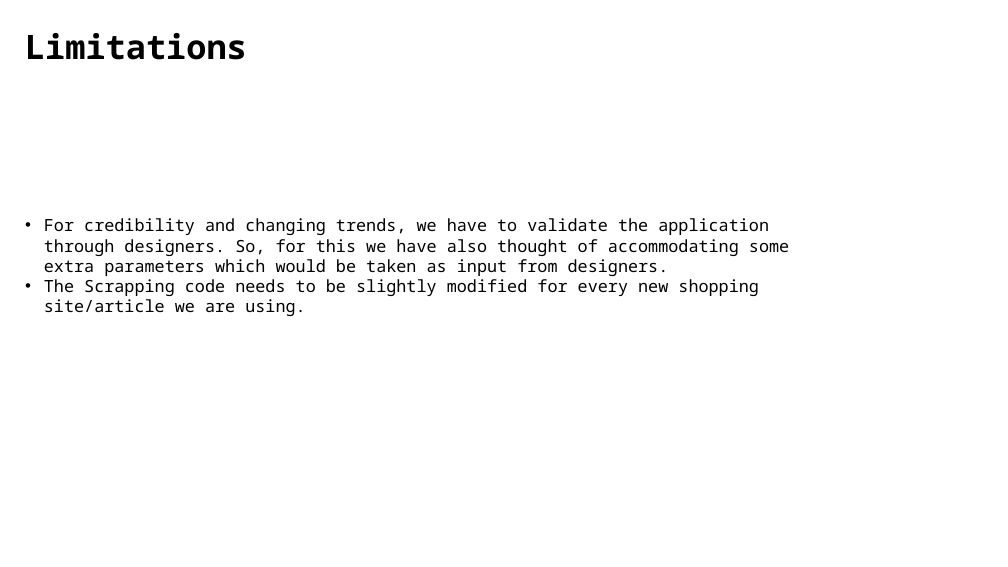
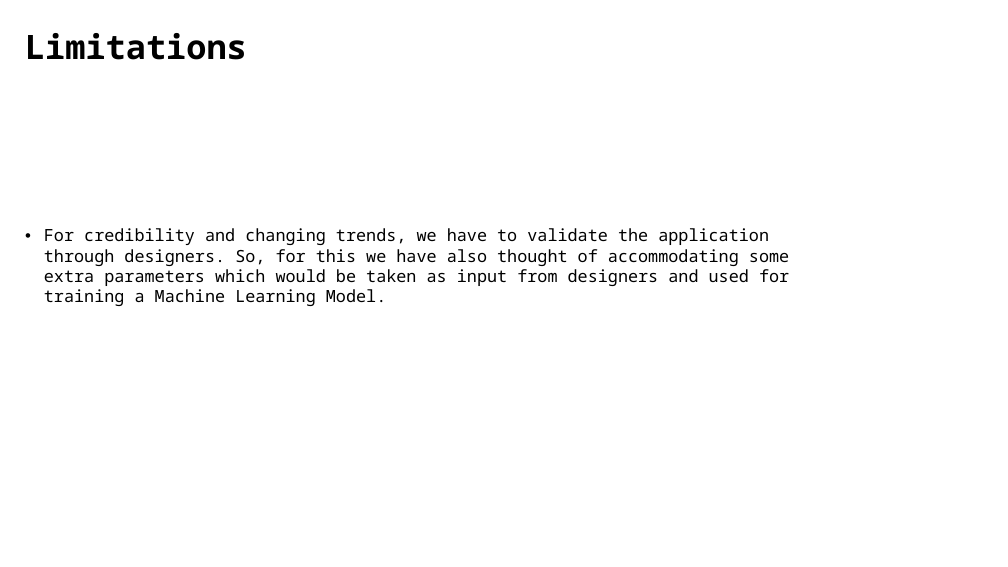
Before and after one commit to Debanitrkl/FlipkartGrid, a slide deck: slide 11 of GRiD_ Fashion Intelligence Systems_The Ignitors_NIT Rourkela.pptx. Drawn at 1008x567 pixels with LibreOffice and Linux fonts; fonts in the diff are those of the drawing; background and template pictures are left out. Boxes give left, top, right and bottom in pixels: in the first picture for what was removed or moved away, otherwise in the second. Text is boxed around its words. In the diff, an @@ line names an element or a change of style, - is before the commit and + after.

```diff
--- a/GRiD_ Fashion Intelligence Systems_The Ignitors_NIT Rourkela.pptx
+++ b/GRiD_ Fashion Intelligence Systems_The Ignitors_NIT Rourkela.pptx
@@ text at box(44, 228, 789, 306): text changed @@
-• For credibility and changing trends, we have to validate the application through designers. So, for this we have also thought of accommodating some extra parameters which would be taken as input from designers.
-• The Scrapping code needs to be slightly modified for every new shopping site/article we are using.
+• For credibility and changing trends, we have to validate the application through designers. So, for this we have also thought of accommodating some extra parameters which would be taken as input from designers and used for training a Machine Learning Model.
```
Also in this commit, not shown: 3 other slides changed.
